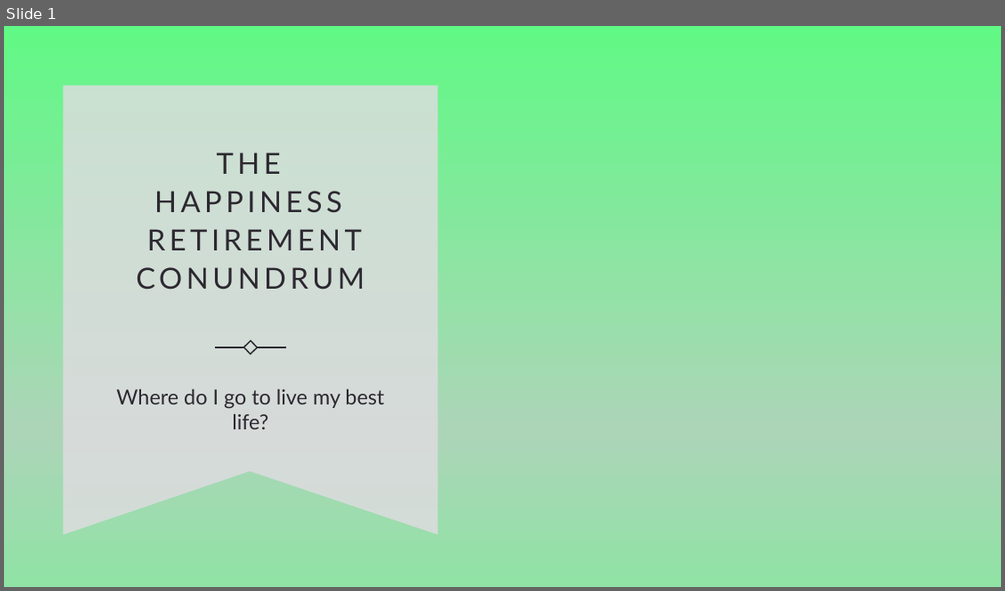
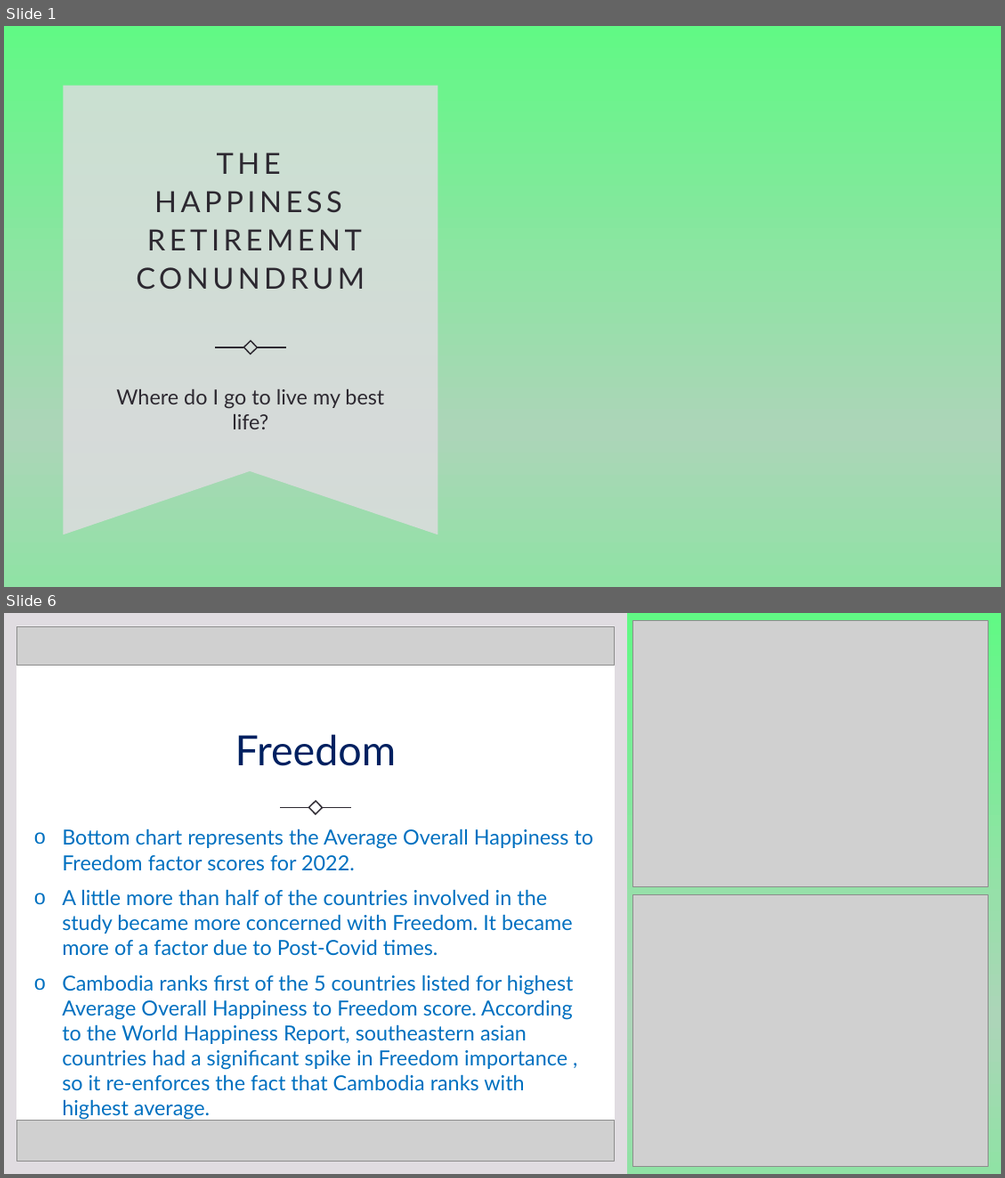
Before and after one commit to tvaughn905/Project-1, a slide deck: HappinessRetirementConundrum.pptx. Shown one above the other, each under a label of ours: slide 1 before the commit, slides 1 and 6 after it; the slides between them are not shown. The pictures are 1005x591 and 1005x1178 pixels, drawn with LibreOffice and Linux fonts; fonts in the diff are those of the drawing; grey boxes stand for pictures; background and template pictures are left out. Boxes give left, top, right and bottom in pixels: in the first picture for what was removed or moved away, otherwise in the second. Text is boxed around its words. In the diff, an @@ line names an element or a change of style, - is before the commit and + after.

```diff
--- a/HappinessRetirementConundrum.pptx
+++ b/HappinessRetirementConundrum.pptx
@@ slide 6 added at (4, 613, 1001, 1174), background gradient #61F985 to #ACD5B8 to #90E2A5 to #BECDC4 to #CDC6CE to #DED9DF; not listed: 1 template element that a slide beside it also shows @@
@@ rectangle added at (4, 613, 1001, 1174), fill gradient #61F985 to #ACD5B8 to #90E2A5 to #BECDC4 to #CDC6CE to #DED9DF @@
@@ rectangle added at (4, 613, 627, 1174), fill #E0DCE1 @@
@@ rectangle added at (16, 625, 615, 1161), fill #FFFFFF @@
@@ picture added at (16, 626, 615, 665) @@
@@ picture added at (633, 620, 989, 887) @@
@@ title added at (235, 734, 396, 766), 40 pt, text #002060 @@
+Freedom
@@ line added from (280, 807) to (309, 807), #2C2830 1.25 pt @@
@@ rectangle added at (308, 801, 323, 815), outline #2C2830 1.25 pt @@
@@ line added from (323, 807) to (351, 807), #2C2830 1.25 pt @@
@@ text added at (62, 828, 594, 1119), 20 pt, text #0070C0 @@
+o Bottom chart represents the Average Overall Happiness to Freedom factor scores for 2022.
+o A little more than half of the countries involved in the study became more concerned with Freedom. It became more of a factor due to Post-Covid times.
+o Cambodia ranks first of the 5 countries listed for highest Average Overall Happiness to Freedom score. According to the World Happiness Report, southeastern asian countries had a significant spike in Freedom importance , so it re-enforces the fact that Cambodia ranks with highest average.
@@ picture added at (633, 895, 988, 1167) @@
@@ picture added at (16, 1120, 615, 1160) @@
```
Also in this commit, not shown: 5 slides changed, 3 other slides added, 1 slide removed, 6 other files.
